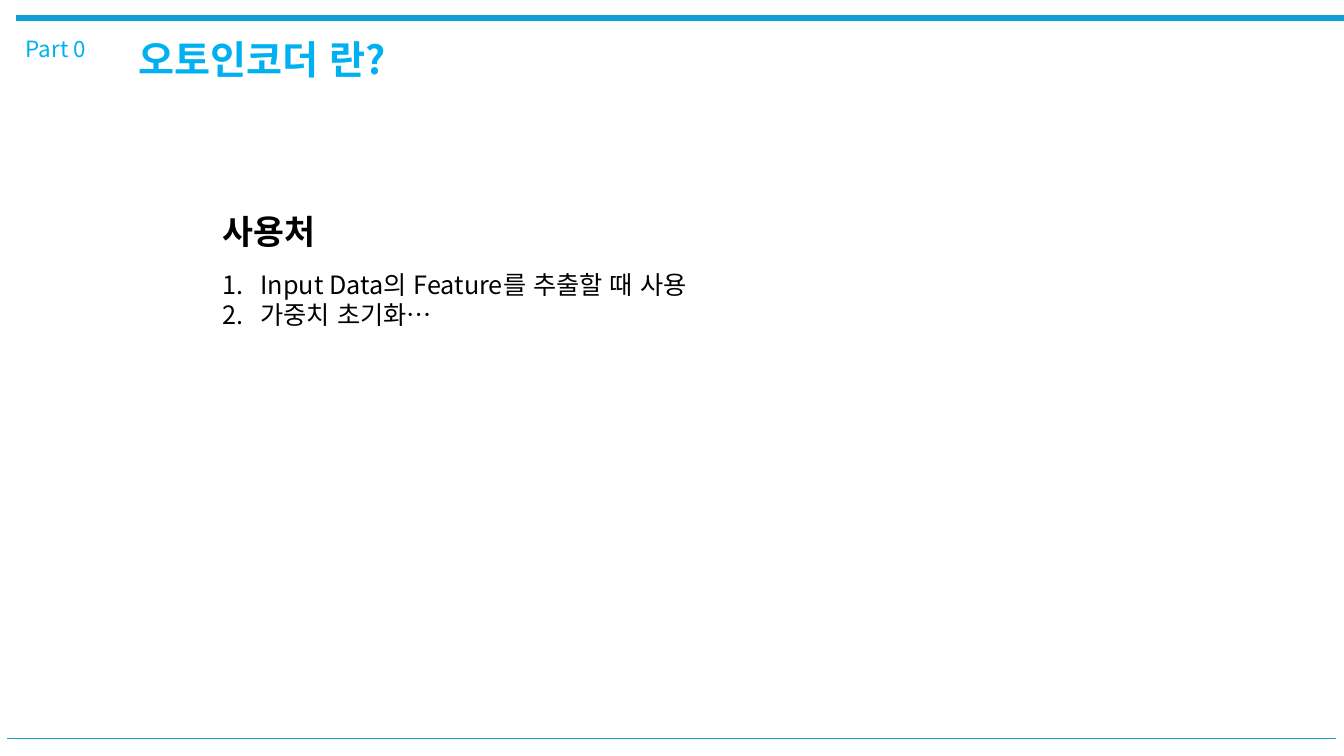
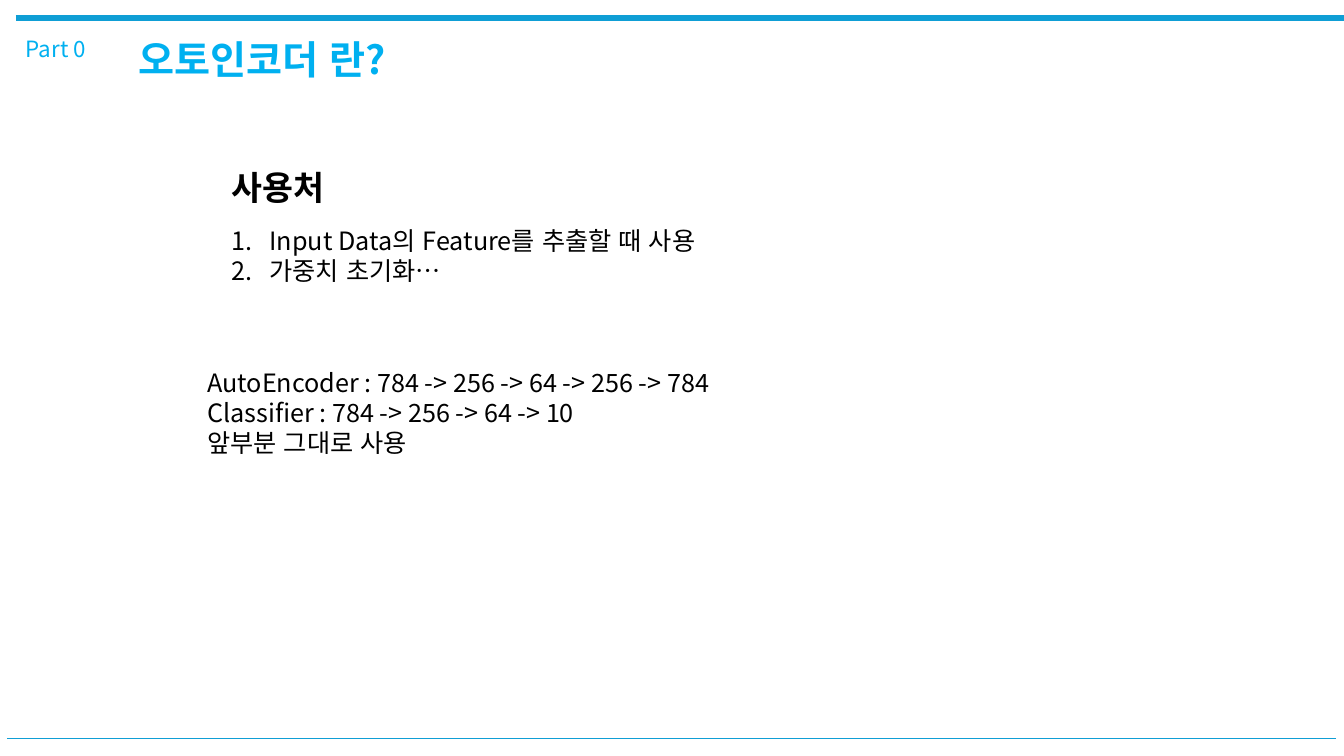
Before and after one commit to jaewoo-rain/ai-study, a slide deck: slide 12 of 06week/ResNet-AutoEncoder.pptx. Drawn at 1344x756 pixels with LibreOffice and Linux fonts; fonts in the diff are those of the drawing. Boxes give left, top, right and bottom in pixels: in the first picture for what was removed or moved away, otherwise in the second. Text is boxed around its words. In the diff, an @@ line names an element or a change of style, - is before the commit and + after.

```diff
--- a/06week/ResNet-AutoEncoder.pptx
+++ b/06week/ResNet-AutoEncoder.pptx
@@ text "사용처": place and size @@
-text "사용처" at [223, 215, 686, 326]
+text "사용처" at [232, 171, 695, 282]
@@ text added at [207, 372, 709, 454], 18 pt, text #000000 @@
+AutoEncoder : 784 -> 256 -> 64 -> 256 -> 784
+Classifier : 784 -> 256 -> 64 -> 10
+앞부분 그대로 사용
```
Also in this commit, not shown: 1 other slide changed, 1 slide added, 1 other file.
